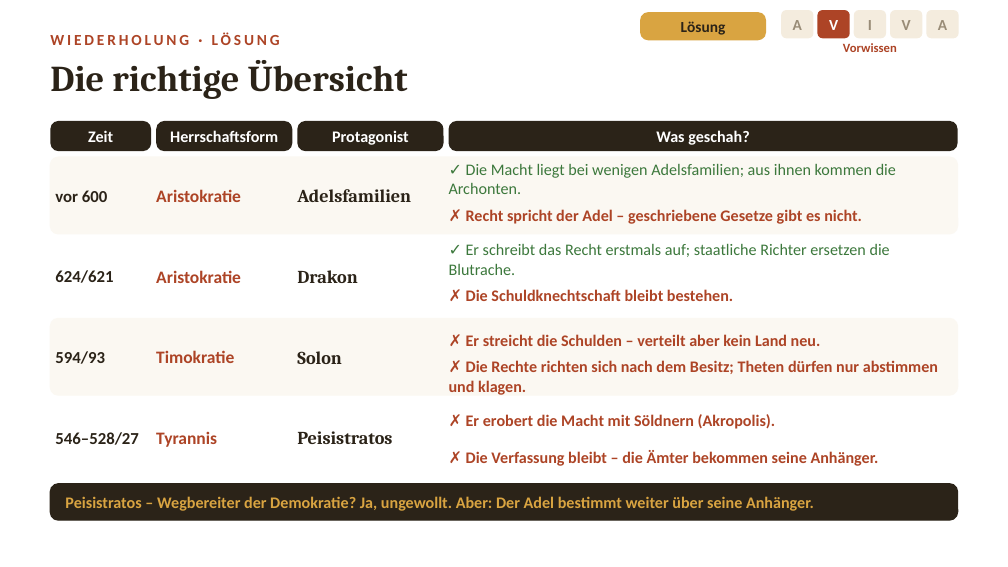
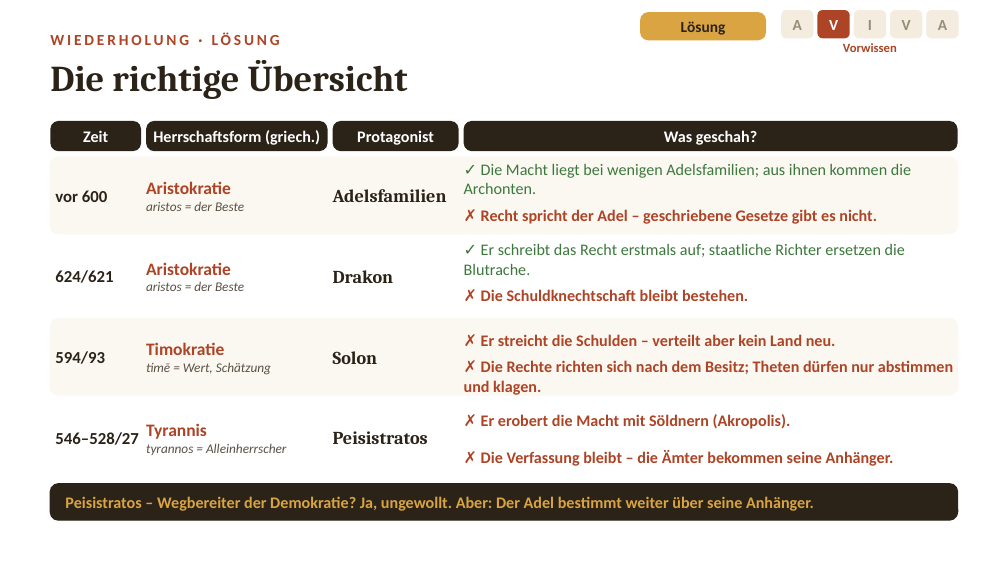
Before and after one commit to golzkonstantin-gif/Schule, a slide deck: slide 4 of Geschichte_11/Stunde_Kleisthenes/Folien_Kleisthenes.pptx. Drawn at 1008x567 pixels with LibreOffice and Linux fonts; fonts in the diff are those of the drawing. Boxes give left, top, right and bottom in pixels: in the first picture for what was removed or moved away, otherwise in the second. Text is boxed around its words. In the diff, an @@ line names an element or a change of style, - is before the commit and + after.

```diff
--- a/Geschichte_11/Stunde_Kleisthenes/Folien_Kleisthenes.pptx
+++ b/Geschichte_11/Stunde_Kleisthenes/Folien_Kleisthenes.pptx
@@ rounded rectangle "Zeit": place and size @@
-rounded rectangle "Zeit" at <box>50,121,151,151</box>
+rounded rectangle "Zeit" at <box>50,121,141,151</box>
@@ rounded rectangle "Herrschaftsform (griech.)": place and size @@
-rounded rectangle "Herrschaftsform (griech.)" at <box>156,121,292,151</box>
+rounded rectangle "Herrschaftsform (griech.)" at <box>146,121,328,151</box>
@@ text in rounded rectangle at <box>153,130,320,145</box>: text changed @@
-Herrschaftsform
+Herrschaftsform (griech.)
@@ rounded rectangle "Protagonist": place and size @@
-rounded rectangle "Protagonist" at <box>297,121,444,151</box>
+rounded rectangle "Protagonist" at <box>333,121,459,151</box>
@@ rounded rectangle "Was geschah?": place and size @@
-rounded rectangle "Was geschah?" at <box>449,121,958,151</box>
+rounded rectangle "Was geschah?" at <box>464,121,958,151</box>
@@ text "Adelsfamilien": place and size @@
-text "Adelsfamilien" at <box>297,189,411,202</box>
+text "Adelsfamilien" at <box>333,189,447,202</box>
@@ text "✓ Die Macht liegt bei ...": place and size @@
-text "✓ Die Macht liegt bei ..." at <box>449,164,896,194</box>
+text "✓ Die Macht liegt bei ..." at <box>464,164,911,194</box>
@@ text at <box>146,181,244,211</box>: text changed; size 12.5 to 9.5 pt; text colour #AD4426 to #5A5044; bold off; italic on @@
-Aristokratie
+Aristokratie
+aristos = der Beste
@@ text "✗ Recht spricht der Adel ...": place and size @@
-text "✗ Recht spricht der Adel ..." at <box>466,209,862,224</box>
+text "✗ Recht spricht der Adel ..." at <box>481,209,877,224</box>
@@ text "Drakon": place and size @@
-text "Drakon" at <box>297,270,358,283</box>
+text "Drakon" at <box>333,270,394,283</box>
@@ text at <box>146,262,244,291</box>: text changed; size 12.5 to 9.5 pt; text colour #AD4426 to #5A5044; bold off; italic on @@
-Aristokratie
+Aristokratie
+aristos = der Beste
@@ text "✓ Er schreibt das Recht ...": place and size @@
-text "✓ Er schreibt das Recht ..." at <box>449,244,890,275</box>
+text "✓ Er schreibt das Recht ..." at <box>464,244,905,275</box>
@@ text "✗ Die Schuldknechtschaft bleibt bestehen.": place and size @@
-text "✗ Die Schuldknechtschaft bleibt bestehen." at <box>466,289,733,301</box>
+text "✗ Die Schuldknechtschaft bleibt bestehen." at <box>481,289,748,301</box>
@@ text "Solon": place and size @@
-text "Solon" at <box>297,351,342,364</box>
+text "Solon" at <box>333,351,378,364</box>
@@ text "✗ Er streicht die Schulden ...": place and size @@
-text "✗ Er streicht die Schulden ..." at <box>466,334,821,346</box>
+text "✗ Er streicht die Schulden ..." at <box>481,334,836,346</box>
@@ text at <box>146,342,271,375</box>: text changed; size 12.5 to 9.5 pt; text colour #AD4426 to #5A5044; bold off; italic on @@
-Timokratie
+Timokratie
+timē = Wert, Schätzung
@@ text "✗ Die Rechte richten sich ...": place and size @@
-text "✗ Die Rechte richten sich ..." at <box>449,360,938,395</box>
+text "✗ Die Rechte richten sich ..." at <box>464,360,953,395</box>
@@ text "Peisistratos": place and size @@
-text "Peisistratos" at <box>297,431,392,444</box>
+text "Peisistratos" at <box>333,431,428,444</box>
@@ text "✗ Er erobert die Macht ...": place and size @@
-text "✗ Er erobert die Macht ..." at <box>466,414,776,429</box>
+text "✗ Er erobert die Macht ..." at <box>481,414,791,429</box>
@@ text at <box>146,423,287,455</box>: text changed; size 12.5 to 9.5 pt; text colour #AD4426 to #5A5044; bold off; italic on @@
-Tyrannis
+Tyrannis
+tyrannos = Alleinherrscher
@@ text "✗ Die Verfassung bleibt – ...": place and size @@
-text "✗ Die Verfassung bleibt – ..." at <box>466,450,879,466</box>
+text "✗ Die Verfassung bleibt – ..." at <box>481,450,894,466</box>
```
Also in this commit, not shown: 1 other slide changed, 2 other files.
